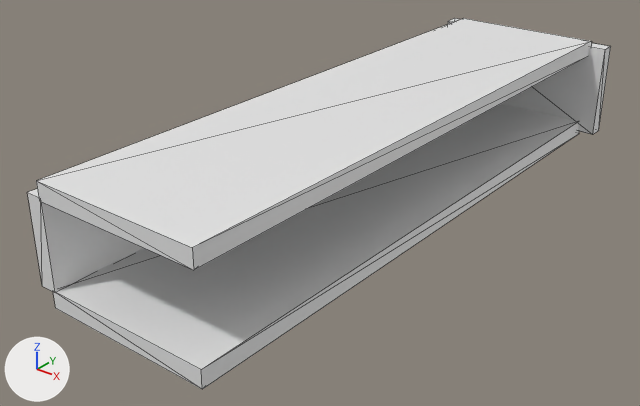
Before and after pictures for a commit that changed the glTF model assets/blueprints/Room.glb.
One viewpoint serves both versions: a camera (50 mm lens) standing at (27.6, -39.1, 22.2) and looking at (-1.6, -2.7, -0.4). Every picture has the same lights, and +X, +Y and +Z are marked at lower left. Mesh edges are drawn as thin lines.

Objects in the first picture: 'ceiling', 'floor', 'wall_far', 'wall_left'.
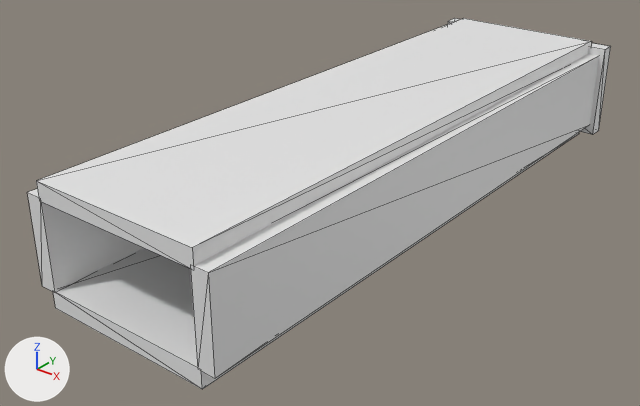
Boxes [x1, y1, x2, y2] around the edits, measured in the pictures (640 x 406 px):
'wall_right', added
    after: [190, 54, 599, 379]
'floor', unchanged, covered by the edit
    before: [53, 104, 579, 389]
    after: [53, 133, 579, 389]
'wall_far', unchanged, covered by the edit
    both: [448, 18, 611, 134]

Patch to the scene script:
```diff
--- a/assets/blueprints/Room.glb.py
+++ b/assets/blueprints/Room.glb.py
@@ me_wall_right_mesh @@
+me_wall_right_mesh.from_pydata(...)  # a box spanning x -0.5..0.5, y -18.8..18.8, z -2.5..2.5
@@ ob_wall_right @@
+ob_wall_right = bpy.data.objects.new('wall_right', me_wall_right_mesh)
+ob_wall_right.location = (5.3, 0.0, 2.42)
```
